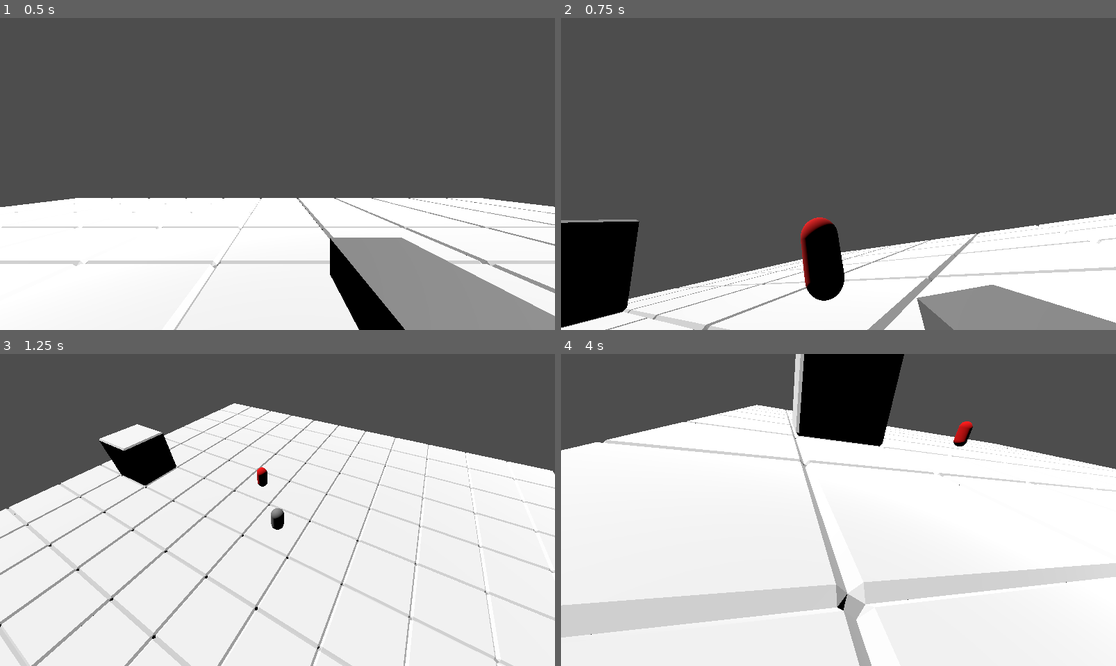
Above: before the commit, frames 1-4 (two rows, left to right).
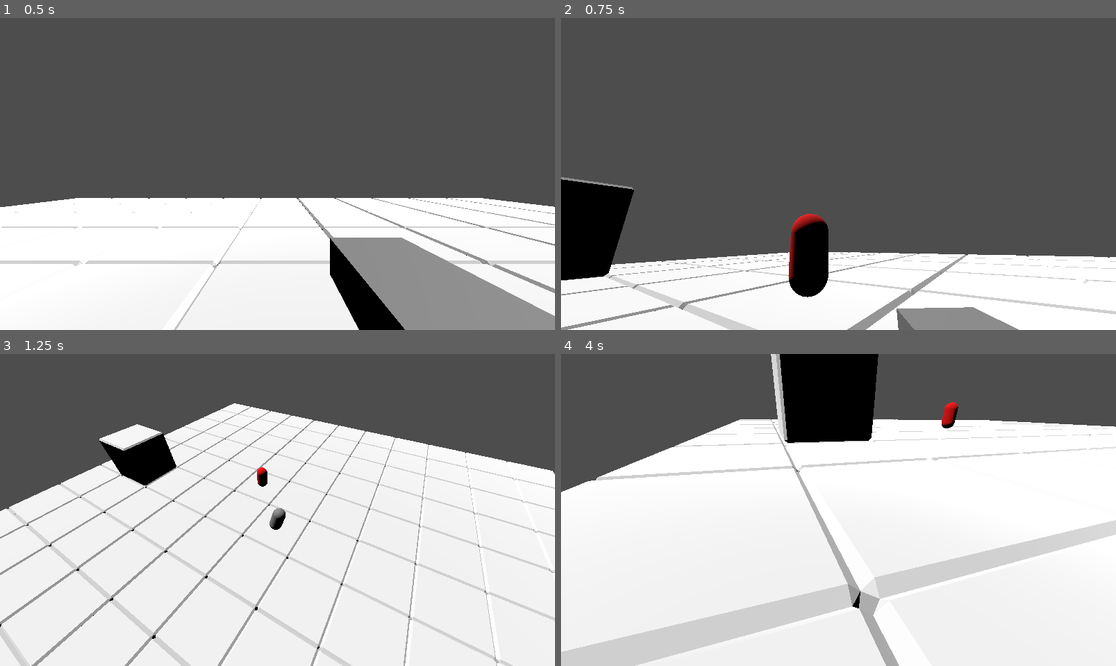
Above: after the commit, the same moments.

Repository: NipunaGi/HackPrinceton_SRPG
Game: Godot game, scene res://Scenes/node_3d.tscn
Same seed, same stepped clock (60 frames per second), same inputs: the game is played once before the commit and once after it.
Inputs (mouse positions are in pixels of both pictures, inside the frame that each line leads up to):
- Up to frame 1 (0.5 s): no input
- Up to frame 2 (0.75 s): move the mouse to (960, 158) at 0.52 s; hold E (tiltRight) from 0.53 s (still down)
- Up to frame 3 (1.25 s): keep holding E (tiltRight); tap Space (jump) at 0.77 s
- Up to frame 4 (4 s): move the mouse to (727, 525) at 1.27 s; release E (tiltRight) at 1.28 s; hold Down (back) 1.28-2.03 s; tap Space (jump) at 1.52, 3.02, 3.77 s; move the mouse to (894, 441) at 2.02 s; hold E (tiltRight) 2.03-2.78 s; tap Enter at 2.75 s; move the mouse to (810, 572) at 2.77 s; hold Up (forward) 2.78-3.53 s; move the mouse to (1005, 556) at 3.52 s; hold Q (tiltLeft) from 3.53 s (still down)

Frame 1 is identical in both runs. In frame 2, 17% of the frame differs, in the area x 0-100%, y 51-100%; in frame 3, less than 0.1%; in frame 4, 23%, in the area x 0-100%, y 0-100%.

Commit message:
tilt implmented
finish tilt function

Diff:
--- a/project-srpg/Scripts/Player.gd
+++ b/project-srpg/Scripts/Player.gd
@@ -4,7 +4,7 @@
 @export var grid_size = 4.0
 @export var move_duration = 0.2 # How long it takes to move one grid cell
 @export var sensitivity = 100
-@export	var camera_tilt = 10
+@export	var camera_tilt = 1
 @export var peek_offset = 3
 # checking wall collisions
 @onready var ray_cast: RayCast3D = $RayCast3D
@@ -59,6 +59,7 @@
 			var tween = create_tween()
 			tween.tween_property(cam, "rotation:z", deg_to_rad(camera_tilt), 0.2).set_trans(Tween.TRANS_SINE).set_ease(Tween.EASE_IN_OUT)
 			tween.tween_property(parent, "position:x", original_x - peek_offset, 0.2).set_trans(Tween.TRANS_SINE).set_ease(Tween.EASE_IN_OUT)
+			tween.tween_property($MeshInstance3D, "rotation:z", deg_to_rad(15), 0.2)
 			tilted_left = true
 			tilted_right = false
 
@@ -67,6 +68,7 @@
 		var tween = create_tween()
 		tween.tween_property(cam, "rotation:z", deg_to_rad(-camera_tilt), 0.2).set_trans(Tween.TRANS_SINE).set_ease(Tween.EASE_IN_OUT)
 		tween.tween_property(parent, "position:x", original_x + peek_offset, 0.2).set_trans(Tween.TRANS_SINE).set_ease(Tween.EASE_IN_OUT)
+		tween.tween_property($MeshInstance3D, "rotation:z", deg_to_rad(-15), 0.2)
 		tilted_right = true
 		tilted_left = false
 
@@ -75,6 +77,7 @@
 		var tween = create_tween()
 		tween.tween_property(cam, "rotation:z", 0.0, 0.2).set_trans(Tween.TRANS_SINE).set_ease(Tween.EASE_IN_OUT)
 		tween.tween_property(parent, "position:x", original_x, 0.2).set_trans(Tween.TRANS_SINE).set_ease(Tween.EASE_IN_OUT)
+		tween.tween_property($MeshInstance3D, "rotation:z", 0.0, 0.2)
 		tilted_left = false
 
 # Reset Right
@@ -82,6 +85,7 @@
 		var tween = create_tween()
 		tween.tween_property(cam, "rotation:z", 0.0, 0.2).set_trans(Tween.TRANS_SINE).set_ease(Tween.EASE_IN_OUT)
 		tween.tween_property(parent, "position:x", original_x, 0.2).set_trans(Tween.TRANS_SINE).set_ease(Tween.EASE_IN_OUT)
+		tween.tween_property($MeshInstance3D, "rotation:z", 0.0, 0.2)
 		tilted_right = false
 
 # Clamp Z rotation (optional safety)
@@ -118,7 +122,6 @@
 		# hit a wall, we can move again immediately
 		is_moving = false
 
-
 func _input(event):
 	if Input.is_action_pressed("jump"):
 		switch_camera()
